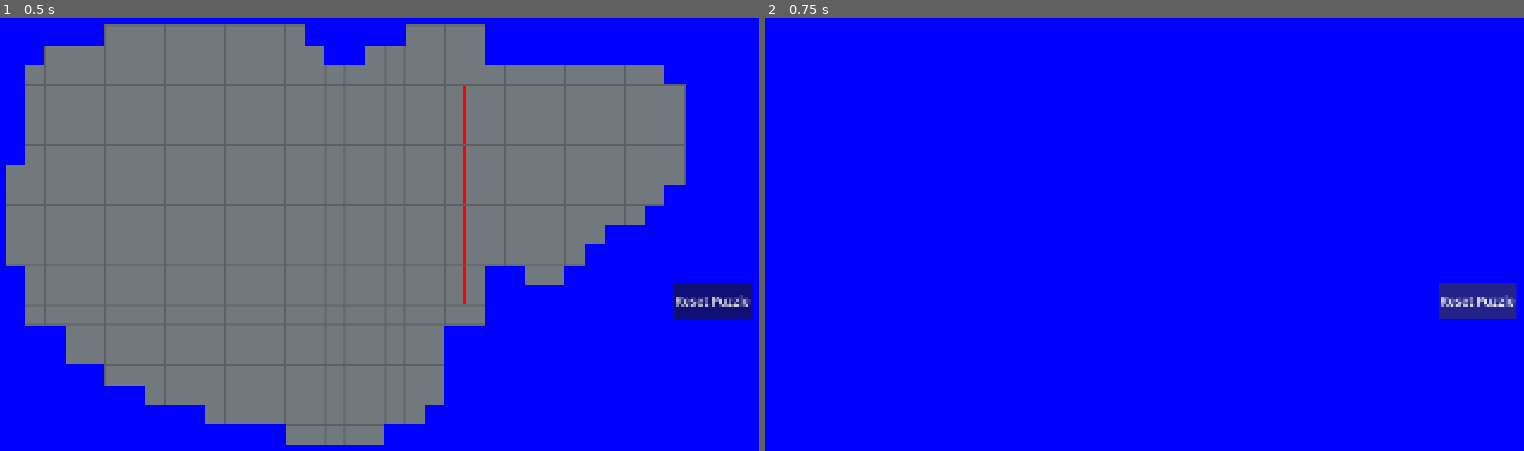
Above: before the commit, frames 1-2 (left to right).
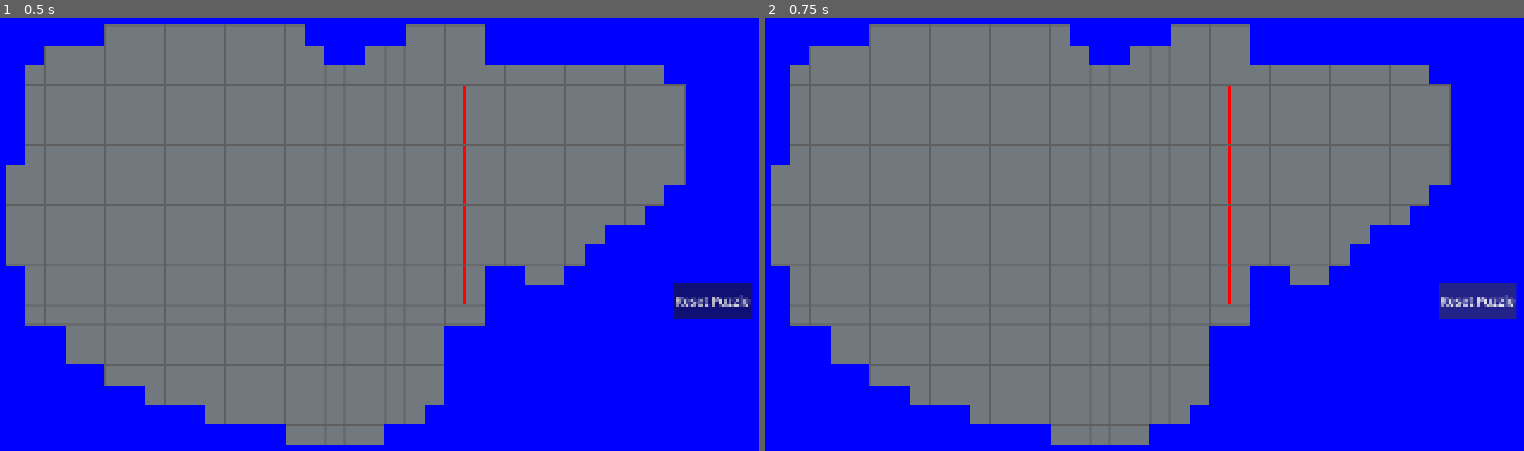
Above: after the commit, the same moments.

Repository: Exponential182/Pukehinau-Peril
Game: Godot game, scene res://prefabs/forge_puzzle.tscn
The game is run twice, just before and just after one commit, with the same random seed, the same clock (stepped at 60 frames per second) and the same inputs. This scene is started directly instead of the project's main scene.
Inputs:
- Up to frame 1 (0.5 s): no input
- Up to frame 2 (0.75 s): click "Reset Puzzle" at 0.5 s

Frame 1 is identical in both runs. In frame 2, 62% of the frame differs, in the area x 0-91%, y 1-99%.
Error in both runs: Invalid access to property or key 'forge_puzzle_completed' on a base object of type 'Window'. (res://scripts/forge_puzzle.gd:17)

Commit message:
Updated grid_handler z index, added check for change to grid before running dfs remover

Diff:
--- a/prefabs/forge_key_grid.tscn
+++ b/prefabs/forge_key_grid.tscn
@@ -13,6 +13,7 @@
 sources/0 = SubResource("TileSetAtlasSource_y8w8l")
 
 [node name="grid_handler" type="Node2D" unique_id=397140835]
+z_index = 100
 texture_filter = 1
 
 [node name="stage_1" type="Node2D" parent="." unique_id=1154919194]
--- a/prefabs/forge_puzzle.tscn
+++ b/prefabs/forge_puzzle.tscn
@@ -9,7 +9,6 @@
 script = ExtResource("1_y8w8l")
 
 [node name="grid_handler" parent="." unique_id=397140835 instance=ExtResource("3_6rt1s")]
-z_index = 100
 
 [node name="background" type="Sprite2D" parent="." unique_id=13490364]
 z_index = 99
--- a/scripts/forge_puzzle.gd
+++ b/scripts/forge_puzzle.gd
@@ -100,35 +100,38 @@
 
 
 func _process(_delta):
-	if Input.is_action_just_pressed("left_click"):
+	if Input.is_action_pressed("left_click"):
 		var absolute_input_pos = get_viewport().get_mouse_position()
 		var base_layer_tile_pos = key_map.local_to_map(key_map.to_local(absolute_input_pos))
 		var grid_layer_tile_pos = grid_map.local_to_map(grid_map.to_local(absolute_input_pos))
+		var original_grid_value = null
 		if 0 <= base_layer_tile_pos.x and base_layer_tile_pos.x <= bounds.x and 0 <= base_layer_tile_pos.y and base_layer_tile_pos.y <= bounds.y:
+			original_grid_value = live_grid_states[current_stage][base_layer_tile_pos.y][base_layer_tile_pos.x]
 			key_map.set_cell(base_layer_tile_pos, -1)
 			grid_map.set_cell(grid_layer_tile_pos, -1)
 			live_grid_states[current_stage][base_layer_tile_pos.y][base_layer_tile_pos.x] = 0
 
-		var changes = dfs_tile_removal(live_grid_states[current_stage])
-		live_grid_states[1] = changes[0]
-		for coordinate in changes[1]:
-			key_map.set_cell(coordinate, -1)
-			grid_map.set_cell(coordinate, -1)
+			if original_grid_value != live_grid_states[current_stage][base_layer_tile_pos.y][base_layer_tile_pos.x]:
+				var changes = dfs_tile_removal(live_grid_states[current_stage])
+				live_grid_states[current_stage] = changes[0]
+				for coordinate in changes[1]:
+					key_map.set_cell(coordinate, -1)
+					grid_map.set_cell(coordinate, -1)
 
-		var sorted_key_map = key_map.get_used_cells()
-		sorted_key_map.sort()
-		if sorted_key_map == target_cells:
-			if current_stage == 1:
-				stage_select(2)
-				$checkpoint_button.show()
-				$checkpoint_button.disabled = false
-				$grid_handler/stage_1.hide()
-				$grid_handler/stage_2.show()
-			elif current_stage == 2:
-				$win_indicator.show()
-				puzzle_completed.emit()
-				await get_tree().create_timer(2).timeout
-				self.queue_free()
+				var sorted_key_map = key_map.get_used_cells()
+				sorted_key_map.sort()
+				if sorted_key_map == target_cells:
+					if current_stage == 1:
+						stage_select(2)
+						$checkpoint_button.show()
+						$checkpoint_button.disabled = false
+						$grid_handler/stage_1.hide()
+						$grid_handler/stage_2.show()
+					elif current_stage == 2:
+						$win_indicator.show()
+						puzzle_completed.emit()
+						await get_tree().create_timer(2).timeout
+						self.queue_free()
 
 func _on_reset_button_pressed():
 	$grid_handler.free()
